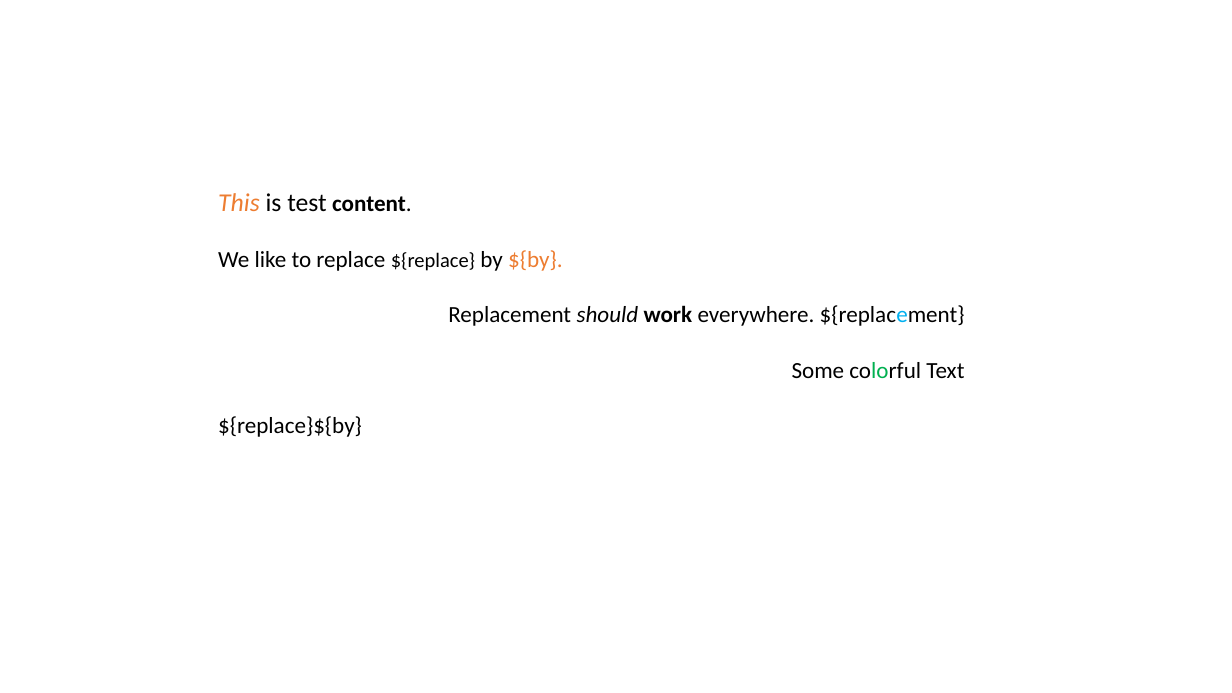
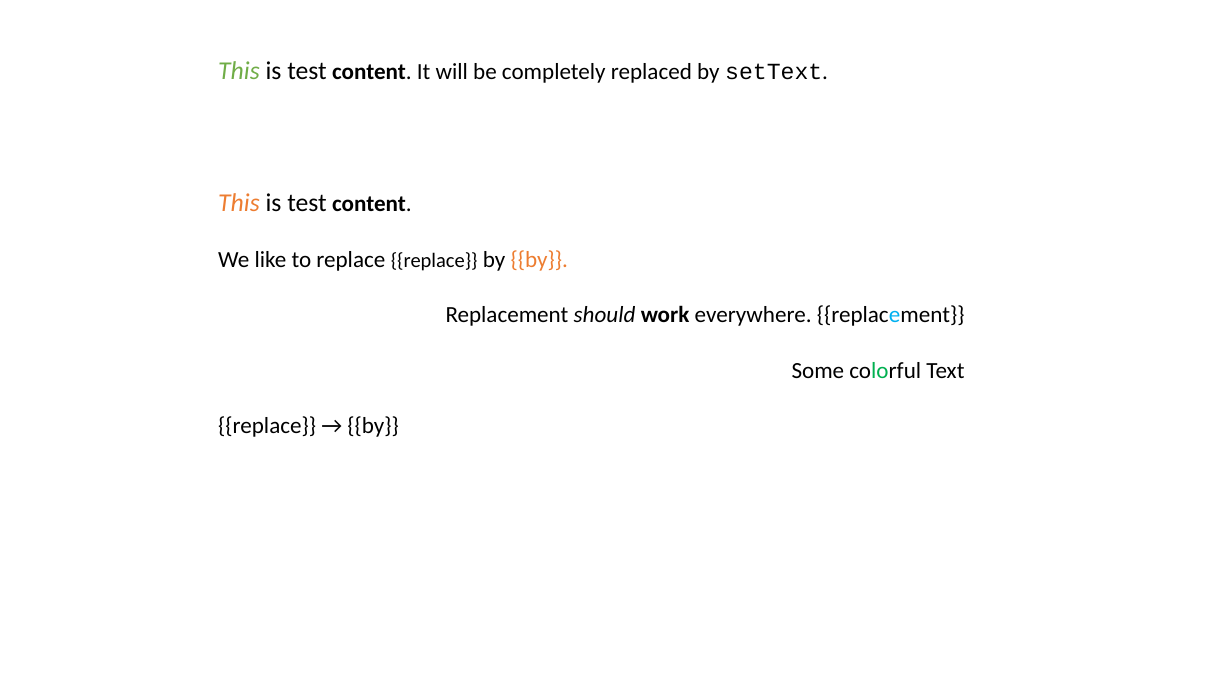
Before and after one commit to singerla/pptx-automizer, a slide deck: slide 1 of __tests__/pptx-templates/TextReplace.pptx. Drawn at 1232x693 pixels with LibreOffice and Linux fonts; fonts in the diff are those of the drawing. Boxes give left, top, right and bottom in pixels: in the first picture for what was removed or moved away, otherwise in the second. Text is boxed around its words. In the diff, an @@ line names an element or a change of style, - is before the commit and + after.

Commit message:
fix(modifier): remove remaining text on setText

```diff
--- a/__tests__/pptx-templates/TextReplace.pptx
+++ b/__tests__/pptx-templates/TextReplace.pptx
@@ text added at box(218, 61, 828, 83), 18 pt, text #000000 @@
+This is test content. It will be completely replaced by setText.
@@ text at box(218, 250, 965, 326): text changed @@
-We like to replace ${replace} by ${by}.
-Replacement should work everywhere. ${replacement}
+We like to replace {{replace}} by {{by}}.
+Replacement should work everywhere. {{replacement}}
@@ text at box(218, 416, 398, 437): text changed @@
-${replace}${by}
+{{replace}} → {{by}}
```
Also in this commit, not shown: 4 other files.
